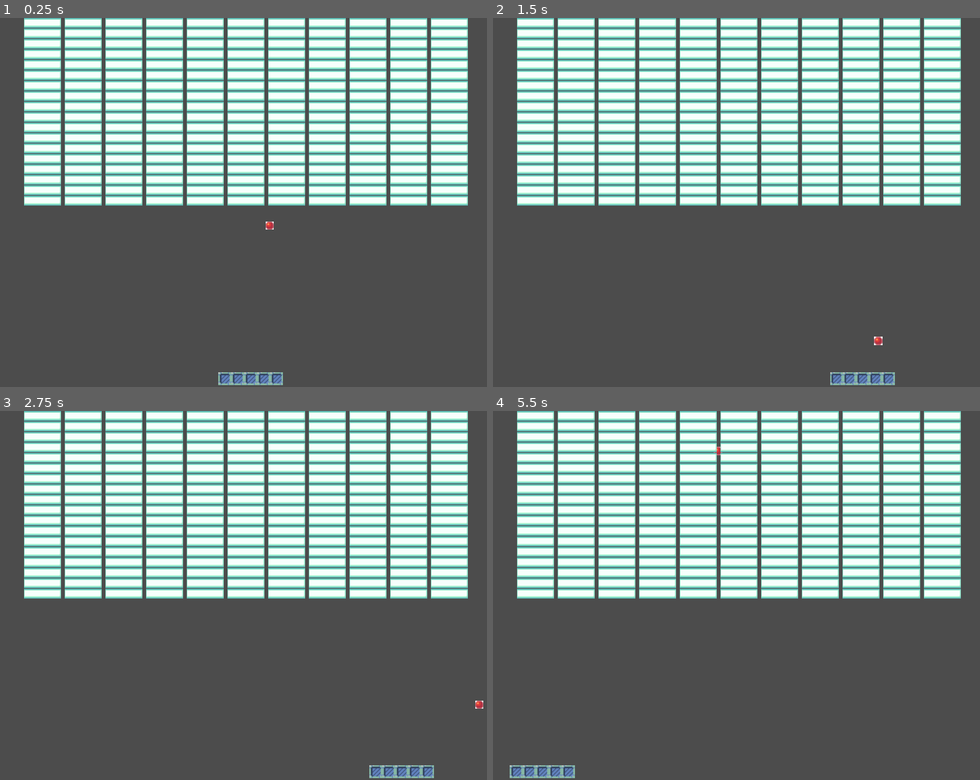
Above: before the commit, frames 1-4 (two rows, left to right).
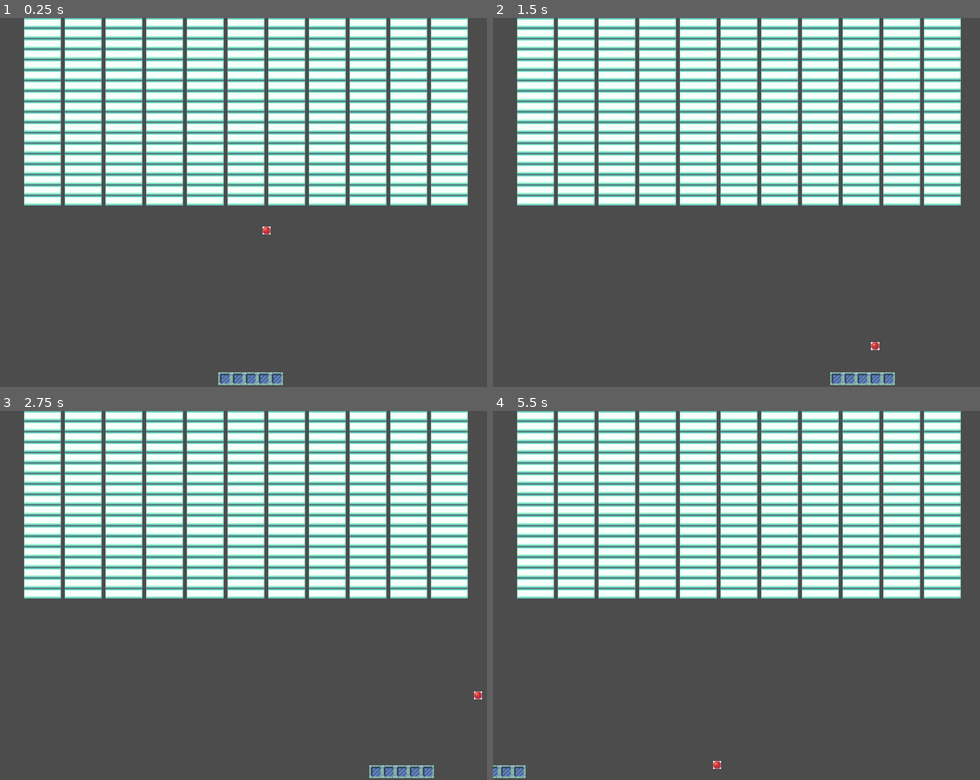
Above: after the commit, the same moments.

Repository: Kostroff/KOrkanoid
Game: Godot game, scene res://Main.tscn
Same seed, same stepped clock (60 frames per second), same inputs: the game is played once before the commit and once after it.
Inputs:
- Up to frame 1 (0.25 s): no input
- Up to frame 2 (1.5 s): hold Right (ui_right) 0.53-1.28 s; hold Left (ui_left) from 1.28 s (still down)
- Up to frame 3 (2.75 s): release Left (ui_left) at 2.03 s; hold Right (ui_right) from 2.03 s (still down)
- Up to frame 4 (5.5 s): release Right (ui_right) at 2.78 s; hold Up (ui_up) 2.78-3.53 s; hold Left (ui_left) from 3.53 s (still down)

The runs differ from the first frame. In frame 1, less than 0.1% of the frame differs, in the area x 53-57%, y 55-59%; in frame 2, less than 0.1%; in frame 3, less than 0.1%; in frame 4, 0.6%, in the area x 0-48%, y 9-100%.

Commit message:
Assets folder renamed type of colliding objects changed

Diff:
--- a/Ball.gd
+++ b/Ball.gd
@@ -1,8 +1,7 @@
-extends Area2D
+extends KinematicBody2D
 
 export (int) var speed
 var velocity = Vector2()
-var window_size = Vector2(800, 600)
 var ball_height
 var ball_width
 
@@ -24,27 +23,8 @@
 	queue_free ()
 	set_process(false)
 
-# Called every frame. 'delta' is the elapsed time since the previous frame.
-func _process(delta):
-	position += velocity * delta
-	position.x = clamp(position.x, 0 + ball_width/2, window_size.x - ball_width/2)
-	position.y = clamp(position.y, 0 + ball_height/2, window_size.y - ball_height/2)
-	#todo: починить выход за экран
-
-func bounce (type):
-	if (type == VERTICAL):
-		velocity.x *= (-1)
-	if (type == HORIZONTAL):
-		velocity.y *= (-1)
-
-func _on_Hor_borders_area_entered(area):
-	if area.is_in_group("balls"):
-		area.bounce(HORIZONTAL)
-
-func _on_Ver_borders_area_entered(area):
-	if area.is_in_group("balls"):
-		area.bounce(VERTICAL)
-
-func _on_Board_area_entered(area):
-	if area.is_in_group("balls"):
-		area.bounce(HORIZONTAL)
+func _physics_process(delta):
+	var collision_info = move_and_collide(velocity * delta)
+	if collision_info:
+		print("collision!")
+		velocity = velocity.bounce(collision_info.normal)
--- a/Ball.tscn
+++ b/Ball.tscn
@@ -1,16 +1,13 @@
 [gd_scene load_steps=4 format=2]
 
 [ext_resource path="res://Ball.gd" type="Script" id=1]
-[ext_resource path="res://Used resourses/Ball.png" type="Texture" id=2]
+[ext_resource path="res://assets/Ball.png" type="Texture" id=2]
 
 [sub_resource type="CircleShape2D" id=1]
 
-[node name="Ball" type="Area2D"]
+[node name="Ball" type="KinematicBody2D"]
 position = Vector2( 0.0309753, 0 )
 script = ExtResource( 1 )
-__meta__ = {
-"_edit_group_": true
-}
 speed = 200
 
 [node name="Sprite" type="Sprite" parent="."]
--- a/Board.gd
+++ b/Board.gd
@@ -1,4 +1,4 @@
-extends Area2D
+extends KinematicBody2D
 
 export (int) var speed = 350
 var velocity = Vector2()
@@ -9,8 +9,8 @@
 # Called when the node enters the scene tree for the first time.
 func _ready():
 	var board_texture = $Sprite.texture
-	board_height = board_texture.get_height()
-	board_width = board_texture.get_width()
+	board_height = board_texture.get_height()*$Sprite.get_scale().y
+	board_width = board_texture.get_width()*$Sprite.get_scale().x
 
 func get_input():
 	velocity = Vector2()
@@ -27,12 +27,9 @@
 	set_process(true)
 	position = pos
 
-func die():
-	set_process(false)
-
 # Called every frame. 'delta' is the elapsed time since the previous frame.
 func _process(delta):
 	get_input()
 	position += velocity * delta
-	position.x = clamp(position.x, 0 + board_width, window_size.x - board_width)
+	position.x = clamp(position.x, 0, window_size.x)
 	#todo: починить выход за экран
--- a/Board.tscn
+++ b/Board.tscn
@@ -1,18 +1,15 @@
 [gd_scene load_steps=4 format=2]
 
 [ext_resource path="res://Board.gd" type="Script" id=1]
-[ext_resource path="res://Used resourses/Pre-board.png" type="Texture" id=2]
+[ext_resource path="res://assets/Pre-board.png" type="Texture" id=2]
 
 [sub_resource type="RectangleShape2D" id=1]
 extents = Vector2( 41.1479, 8.84036 )
 
-[node name="Board" type="Area2D"]
+[node name="Board" type="KinematicBody2D"]
 position = Vector2( 420.612, 580.783 )
 scale = Vector2( 2.20676, 2.20676 )
 script = ExtResource( 1 )
-__meta__ = {
-"_edit_group_": true
-}
 
 [node name="Sprite" type="Sprite" parent="."]
 texture = ExtResource( 2 )
--- a/Brick.gd
+++ b/Brick.gd
@@ -1,4 +1,4 @@
-extends Area2D
+extends StaticBody2D
 
 func _get_height():
 	return $Sprite.texture.get_height()*$Sprite.get_scale().y
--- a/Brick.tscn
+++ b/Brick.tscn
@@ -1,12 +1,12 @@
 [gd_scene load_steps=4 format=2]
 
 [ext_resource path="res://Brick.gd" type="Script" id=1]
-[ext_resource path="res://Used resourses/EnergieBarColor2.png" type="Texture" id=2]
+[ext_resource path="res://assets/EnergieBarColor2.png" type="Texture" id=2]
 
 [sub_resource type="RectangleShape2D" id=1]
 extents = Vector2( 23.4435, 8.06518 )
 
-[node name="Brick" type="Area2D"]
+[node name="Brick" type="StaticBody2D"]
 script = ExtResource( 1 )
 
 [node name="Sprite" type="Sprite" parent="."]
--- a/Main.gd
+++ b/Main.gd
@@ -1,4 +1,6 @@
 extends Node2D
+
+#todo: Multiple resolutions https://docs.godotengine.org/en/3.1/tutorials/viewports/multiple_resolutions.html
 
 onready var brick_scene = preload("res://Brick.tscn")
 var player_score
@@ -8,7 +10,6 @@
 	player_score = 0;
 
 	# generate field of bricks
-	# todo: make resizeble window
 	var brick_instance = brick_scene.instance()
 	var brick_height = brick_instance._get_height()
 	var brick_width = brick_instance._get_width()
--- a/Main.tscn
+++ b/Main.tscn
@@ -23,13 +23,11 @@
 position = Vector2( 406.709, 586.214 )
 scale = Vector2( 1.31614, 1.31614 )
 
-[node name="Ball" parent="." groups=[
-"balls",
-] instance=ExtResource( 3 )]
+[node name="Ball" parent="." instance=ExtResource( 3 )]
 position = Vector2( 400, 300 )
 speed = 150
 
-[node name="Hor_borders" type="Area2D" parent="."]
+[node name="Hor_borders" type="StaticBody2D" parent="."]
 
 [node name="B_UP" type="CollisionShape2D" parent="Hor_borders"]
 position = Vector2( 400, 0 )
@@ -39,7 +37,7 @@
 position = Vector2( 400, 600 )
 shape = SubResource( 2 )
 
-[node name="Ver_borders" type="Area2D" parent="."]
+[node name="Ver_borders" type="StaticBody2D" parent="."]
 
 [node name="B_LEFT" type="CollisionShape2D" parent="Ver_borders"]
 position = Vector2( 0, 300 )
@@ -48,6 +46,3 @@
 [node name="B_RIGHT" type="CollisionShape2D" parent="Ver_borders"]
 position = Vector2( 800, 300 )
 shape = SubResource( 4 )
-[connection signal="area_entered" from="Board" to="Ball" method="_on_Board_area_entered"]
-[connection signal="area_entered" from="Hor_borders" to="Ball" method="_on_Hor_borders_area_entered"]
-[connection signal="area_entered" from="Ver_borders" to="Ball" method="_on_Ver_borders_area_entered"]
Renamed: Used resourses/Ball.png -> assets/Ball.png
Not shown, changed: assets/Ball.png.import
Renamed: Used resourses/EnergieBarColor2.png -> assets/EnergieBarColor2.png
Not shown, changed: assets/EnergieBarColor2.png.import
Renamed: Used resourses/Pre-board.png -> assets/Pre-board.png
Not shown, changed: assets/Pre-board.png.import
